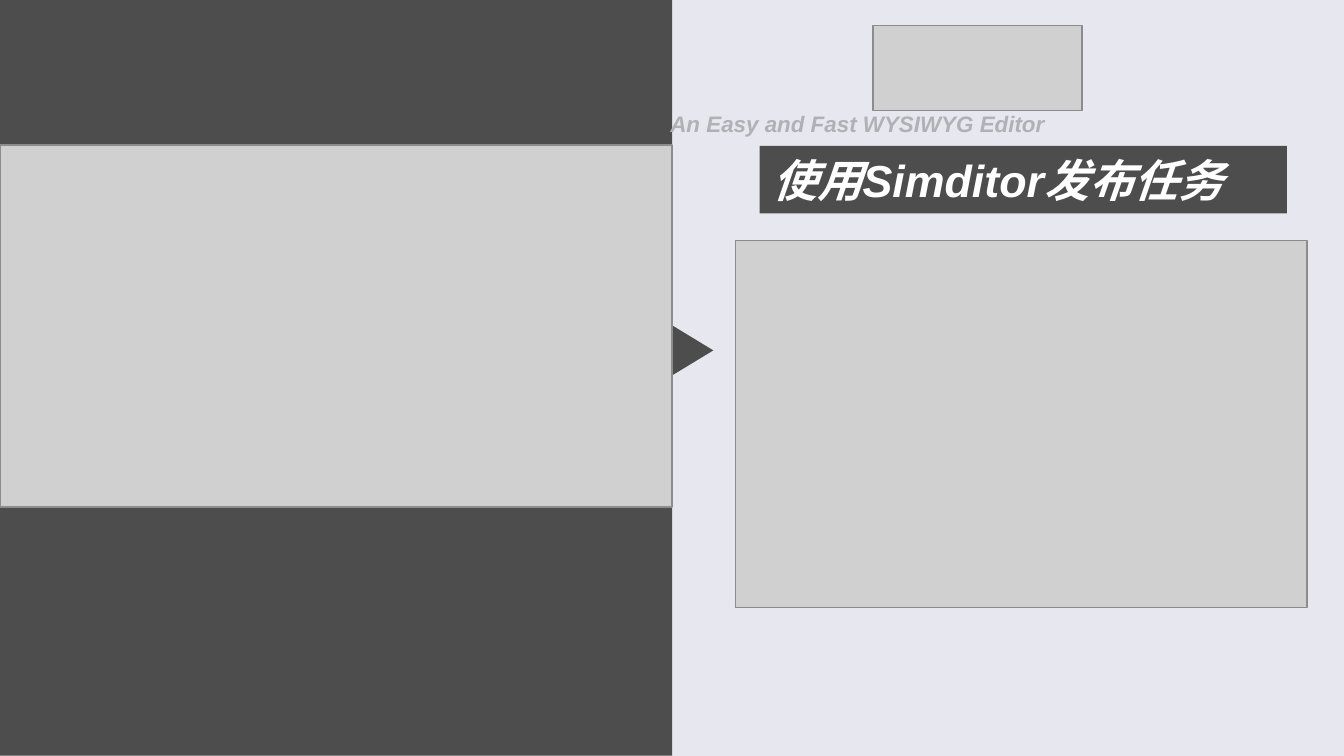
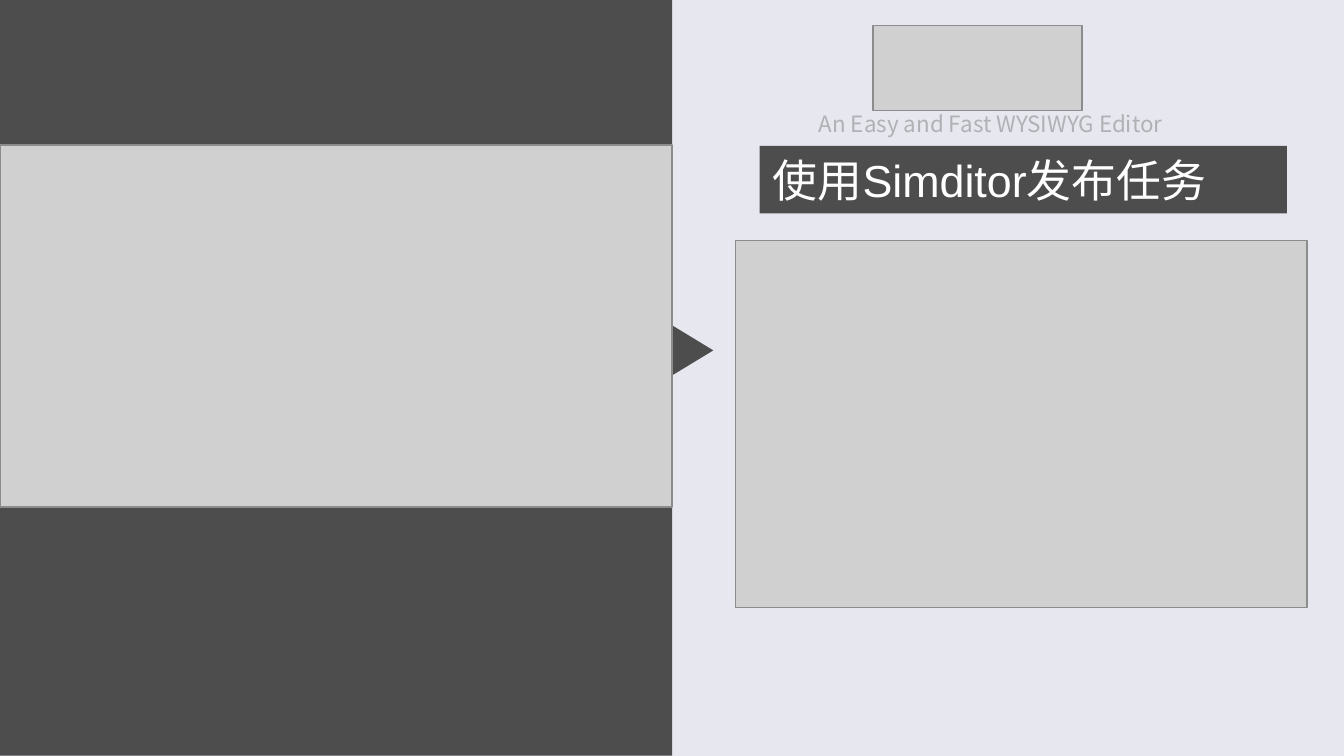
Before and after one commit to bytrix/report, a slide deck: slide 21 of 答辩.ppt. Drawn at 1344x756 pixels with LibreOffice and Linux fonts; fonts in the diff are those of the drawing; grey boxes stand for pictures. Boxes give left, top, right and bottom in pixels: in the first picture for what was removed or moved away, otherwise in the second. Text is boxed around its words. In the diff, an @@ line names an element or a change of style, - is before the commit and + after.

```diff
--- a/答辩.ppt
+++ b/答辩.ppt
@@ freeform shape at box(0, 0, 714, 756): outline redrawn @@
@@ text "An Easy and Fast WYSIWYG ...": place and size @@
-text "An Easy and Fast WYSIWYG ..." at box(670, 114, 1045, 137)
+text "An Easy and Fast WYSIWYG ..." at box(819, 109, 1162, 137)
@@ text "An Easy and Fast WYSIWYG ..." at box(819, 109, 1162, 137): font Arial to Noto Sans CJK SC, bold off, italic off; indent changed @@
@@ rectangle "使用Simditor发布任务" at box(759, 146, 1286, 214): bold off, italic off; indent changed @@
```
Also in this commit, not shown: 27 other slides changed, 3 slides added, 2 other files.
